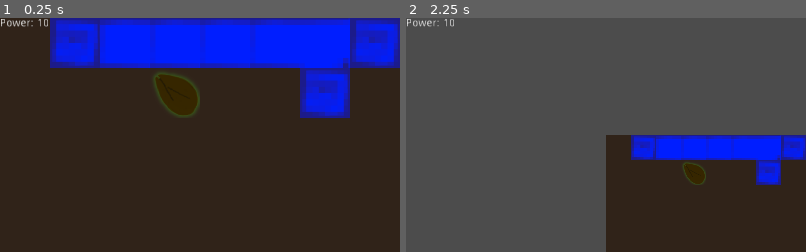
Above: before the commit, frames 1-2 (left to right).
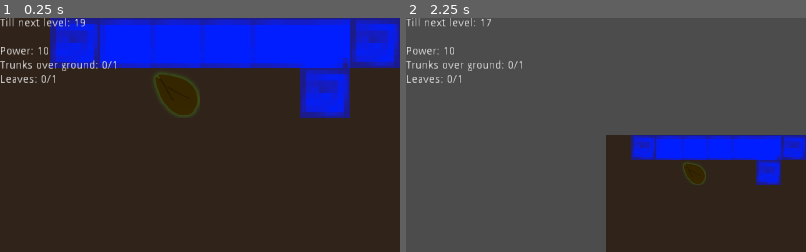
Above: after the commit, the same moments.

Repository: BigAwesome/SpringJam2D
Game: Godot game, scene res://scenes/game.tscn
Two runs of this game, one before a commit and one after it. Both use one fixed random seed, a clock stepped at 60 frames per second and the inputs below.
Inputs (mouse positions are % of the whole screen's width and height, from its top left):
- Up to frame 1 (0.25 s): no input
- Up to frame 2 (2.25 s): tap Enter at 0.5, 2 s; move the mouse to (72, 45) at 0.52 s; press the mouse at (72, 45) at 0.53 s; tap Space at 1.25 s; move the mouse to (30, 55) at 1.27 s; release the mouse at (30, 55) at 1.28 s; right-click (30, 55) at 1.35 s; click (30, 55) at 1.42 s; move the mouse to (60, 28) at 2.02 s; tap Mouse wheel down (mouse_wheel_down) at 2.1 s; click (60, 28) at 2.17 s
The pictures show only the part of the screen within x 0-50%, y 0-50%; the shares and areas given below are measured in that part.

The runs differ from the first frame. In frame 1, 1.1% of the frame differs, in the area x 0-29%, y 0-28%; in frame 2, 1.0%.

Commit message:
working game over restart

Diff:
--- a/nodes/menus/game_over_menu.tscn
+++ b/nodes/menus/game_over_menu.tscn
@@ -1,6 +1,9 @@
-[gd_scene format=2]
+[gd_scene load_steps=2 format=2]
+
+[ext_resource path="res://scripts/menus/game_over_menu.gd" type="Script" id=1]
 
 [node name="game_over_menu" type="CanvasLayer"]
+script = ExtResource( 1 )
 
 [node name="ColorRect" type="ColorRect" parent="."]
 anchor_right = 1.0
@@ -44,3 +47,11 @@
 margin_bottom = 68.0
 text = "_ownedTiles"
 align = 1
+
+[node name="Restart" type="Button" parent="VBoxContainer"]
+margin_top = 72.0
+margin_right = 80.0
+margin_bottom = 92.0
+text = "Restart"
+
+[connection signal="pressed" from="VBoxContainer/Restart" to="." method="_on_Restart_pressed"]
--- /dev/null
+++ b/nodes/menus/game_won_menu.tscn
@@ -0,0 +1,45 @@
+[gd_scene format=2]
+
+[node name="game_won_menu" type="CanvasLayer"]
+
+[node name="ColorRect" type="ColorRect" parent="."]
+anchor_right = 1.0
+anchor_bottom = 1.0
+color = Color( 0, 0.352941, 0.333333, 0.619608 )
+
+[node name="VBoxContainer" type="VBoxContainer" parent="."]
+anchor_left = 0.5
+anchor_top = 0.5
+anchor_right = 0.5
+anchor_bottom = 0.5
+margin_left = -40.0
+margin_top = -34.0
+margin_right = 40.0
+margin_bottom = 34.0
+alignment = 1
+
+[node name="WonLevel" type="Label" parent="VBoxContainer"]
+margin_right = 80.0
+margin_bottom = 14.0
+text = "Won level 1"
+align = 1
+
+[node name="TilesOwned" type="Label" parent="VBoxContainer"]
+margin_top = 18.0
+margin_right = 80.0
+margin_bottom = 32.0
+text = "Tiles owned:"
+align = 1
+
+[node name="OwnedTiles" type="Label" parent="VBoxContainer"]
+margin_top = 36.0
+margin_right = 80.0
+margin_bottom = 50.0
+text = "_ownedTiles"
+align = 1
+
+[node name="NextLevel" type="Button" parent="VBoxContainer"]
+margin_top = 54.0
+margin_right = 80.0
+margin_bottom = 74.0
+text = "Next Level"
--- a/nodes/menus/score.tscn
+++ b/nodes/menus/score.tscn
@@ -4,10 +4,21 @@
 anchor_right = 1.0
 anchor_bottom = 1.0
 
-[node name="Power" type="Label" parent="."]
+[node name="LevelTicker" type="Label" parent="."]
 margin_bottom = 14.0
 
-[node name="Trunks" type="Label" parent="."]
-visible = false
+[node name="Level" type="Label" parent="."]
 margin_top = 18.0
 margin_bottom = 32.0
+
+[node name="Power" type="Label" parent="."]
+margin_top = 36.0
+margin_bottom = 50.0
+
+[node name="Trunks" type="Label" parent="."]
+margin_top = 54.0
+margin_bottom = 68.0
+
+[node name="Leaves" type="Label" parent="."]
+margin_top = 72.0
+margin_bottom = 86.0
--- a/scenes/game.tscn
+++ b/scenes/game.tscn
@@ -6,6 +6,7 @@
 [ext_resource path="res://nodes/menus/pause_menu.tscn" type="PackedScene" id=4]
 [ext_resource path="res://nodes/menus/score.tscn" type="PackedScene" id=5]
 [ext_resource path="res://nodes/menus/game_over_menu.tscn" type="PackedScene" id=6]
+[ext_resource path="res://nodes/menus/game_won_menu.tscn" type="PackedScene" id=7]
 
 [node name="Game" type="Node2D"]
 script = ExtResource( 3 )
@@ -27,3 +28,5 @@
 margin_bottom = 32.0
 
 [node name="game_over_menu" parent="Camera2D" instance=ExtResource( 6 )]
+
+[node name="game_won_menu" parent="Camera2D" instance=ExtResource( 7 )]
--- a/scripts/game.gd
+++ b/scripts/game.gd
@@ -1,28 +1,59 @@
 extends Node2D
 
 export(int) var loosing_condition = 0
+export(int) var win_tree_height = 1
+export(int) var win_tree_leaves = 1
 
 var game_over_scene
+var game_win_scene
+var ui_node
 
 # Called when the node enters the scene tree for the first time.
 func _ready():
 	game_over_scene = get_node("Camera2D/game_over_menu")
+	game_win_scene = get_node("Camera2D/game_won_menu")
+	ui_node = get_tree().get_nodes_in_group("Score")[0]
 	_toggle_loose_screne()
+	_toggle_win_screne()
 	pass # Replace with function body.
 
 func _process(delta):
-	_loose_game()
+	if(!Score.game_paused):
+		_loose_game(true)
+		if(Score.get_tick_till_next_level() <= 0):
+			_next_level()
 
-func _loose_game():
-	if(Score.get_power() <= loosing_condition):
-		get_tree().paused = true
-		_set_game_over_values()
-		_toggle_loose_screne()
+func _next_level():
+	var seed_tile = get_node("Map/Tree").seed_tile
+	var tree_height = Score.get_owned()[Score.get_tile("trunks")]  - seed_tile.y
+	var tree_leaves = Score.get_owned()[Score.get_tile("leaves_pink")] + Score.get_owned()[Score.get_tile("leaves_green")]
+	if(tree_height >= win_tree_height and tree_leaves >= win_tree_leaves):
+		Score.game_paused = true
+		Score.increase_level()
+		Score.set_trees(1)
+		_toggle_win_screne()
+	else:
+		_loose_game(false)
+
+func _loose_game(score):
+	if(score and Score.get_power() <= loosing_condition or !score):
+		var test = Score.get_power()
+		var test1 = Score.get_owned()
+		Score.game_paused = true
+		if(Score.get_trees() > 1):
+			Score.set_trees(-1)
+			print("restart_level")
+		else:
+			_set_game_over_values()
+			_toggle_loose_screne()
 
 func _set_game_over_values():
 	game_over_scene.get_node("VBoxContainer/Level").text = "Level: " + str(Score.get_level())
 	game_over_scene.get_node("VBoxContainer/OwnedTiles").text = str(Score.get_owned())
 
+func _toggle_win_screne():
+	game_win_scene.get_child(0).visible = !game_win_scene.get_child(0).visible
+	game_win_scene.get_child(1).visible = !game_win_scene.get_child(1).visible
 
 func _toggle_loose_screne():
 	game_over_scene.get_child(0).visible = !game_over_scene.get_child(0).visible
--- /dev/null
+++ b/scripts/menus/game_over_menu.gd
@@ -0,0 +1,27 @@
+extends CanvasLayer
+
+
+var map
+var game
+var player
+
+
+# Called when the node enters the scene tree for the first time.
+func _ready():
+	map = get_tree().get_root().get_node("/root/Game/Map")
+	game = get_tree().get_root().get_node("/root/Game")
+	player = get_tree().get_root().get_node("/root/Game/Map/Tree")
+
+# Called every frame. 'delta' is the elapsed time since the previous frame.
+#func _process(delta):
+#	pass
+
+
+func _on_Restart_pressed():
+	map._generate()
+	game._toggle_loose_screne()
+	player.get_node("TreeMap").clear()
+	player._reset()
+	Score.reset()
+	Score.game_paused = false
+	Score.tick_delta = 0
--- a/scripts/plants/tree.gd
+++ b/scripts/plants/tree.gd
@@ -33,7 +33,7 @@
 func _process(delta):
 	if(tick == 0):
 		randomize()
-		tick = rand_range(10, 20)
+		tick = rand_range(5, 10)
 
 	tick_delta += delta
 	if(tick_delta >= tick):
@@ -42,9 +42,22 @@
 		tick = 0
 		tick_delta = 0
 
+func _reset():
+	trunks = []
+	branches = []
+	roots = []
+
+	_calculate_spawn_point()
+	self.global_position = spawnPoint
+	seed_tile = levelmap.world_to_map(self.global_position)
+	trunks.append(seed_tile)
+
+	self.global_position = spawnPoint
+	treemap.global_position = Vector2(0, 0)
+
 func _grow_leaves():
 	var leave_color = Score.get_tile(("leaves_green"))
-	if(tick > 15): leave_color = Score.get_tile(("leaves_pink"))
+	if(tick > 3): leave_color = Score.get_tile(("leaves_pink"))
 	_place_tile(branches[last_leaf_branch], leave_color)
 	Score.build_id(leave_color)
 	Score.drop_tile("branches")
--- a/scripts/score.gd
+++ b/scripts/score.gd
@@ -7,16 +7,19 @@
 var map
 export var tick = 1
 var tick_delta = tick
+var game_paused = false
 var _player_points
 
 
 export var tiles ={"rock": 0, "dirt": 1, "air": -1,  "water": 5, "trunks": 3, "roots": 4, "branches": 6, "leaves_pink": 7, "leaves_green": 8}
 
-export var resource_value = [0, 0, 0, -4, -1, 8, -1, 2, 2, 0]
+export var resource_value = [0, 0, 0, -4, -1, 8, -1, 3, 2, 0]
 export var base_score = 10
 
 export var trees = 1
 export var level = 1
+
+export var ticks_till_next_level = 20
 
 
 
@@ -55,6 +58,16 @@
 	return level
 func increase_level():
 	level += 1
+func get_tick_till_next_level():
+	return ticks_till_next_level
+func reset():
+	tick_delta = 0
+	ticks_till_next_level = 20
+	_player_points._reset()
+	_player_points.tick_update()
+	game_paused = false
+func reset_tick_till_next_level():
+	ticks_till_next_level = 20
 
 
 func _tick_update():
@@ -67,6 +80,7 @@
 			map.add_child(node)
 			node.set_owner(map)
 		spawn_time_delta = 0
+	ticks_till_next_level -= 1
 
 # Called when the node enters the scene tree for the first time.
 func _ready():
@@ -78,12 +92,22 @@
 	#set_resource("trunks", score[get_tile("trunks")])
 
 func _process(delta):
-	ui_node.get_node("Power").text = "Power: " + _player_points.get_power() as String
+	_set_ui()
 	if(tick_delta >= tick):
 		tick_delta = 0
-		_tick_update()
+		if(!game_paused): _tick_update()
 	else:
 		tick_delta += delta
+
+func _set_ui():
+	var trunks = _player_points.get_owned()[get_tile("trunks")] - get_node("/root/Game/Map/Tree").seed_tile.y
+	var leaves = _player_points.get_owned()[7] + _player_points.get_owned()[8]
+	if(trunks < 0): trunks = 0
+
+	ui_node.get_node("LevelTicker").text = "Till next level: " + get_tick_till_next_level() as String
+	ui_node.get_node("Power").text = "Power: " + _player_points.get_power() as String
+	ui_node.get_node("Trunks").text = "Trunks over ground: " + trunks as String + "/" + get_node("/root/Game").win_tree_height as String
+	ui_node.get_node("Leaves").text = "Leaves: " + leaves as String + "/" + get_node("/root/Game").win_tree_leaves as String
 
 class Points:
 	var _owned = [] # amount of owned tiles
@@ -94,6 +118,11 @@
 			_owned.append(0)
 			_score.append(0)
 
+	func _reset():
+		for i in len(Score.resource_value):
+			_owned[i] = 0
+			_score[i] = 0
+		reset_power()
 	func get_tile(name):
 		return Score.tiles[name]
 	func get_value(name):
@@ -108,6 +137,8 @@
 		_owned[get_tile(name)] -= 1
 	func get_power():
 		return _power
+	func reset_power():
+		_power = Score.base_score
 	func get_owned():
 		return _owned
 	func tick_update():
Not shown: 1 places in scenes/game.tscn that only renumber resources
